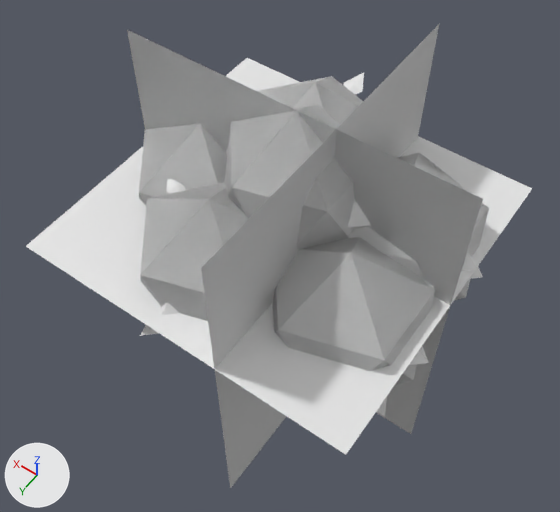
A saved change to the glTF model data/models/board/orchard-leaning.glb.
Both versions are drawn from a 50 mm lens placed at (-17.4, 30.2, 62.1), pointed at (4.0, 0.3, 15.0). The lights are fixed; the arrows at lower left show +X, +Y and +Z. The older version comes first. Materials are left out; every surface is plain grey. Where no turn or scale is listed for an object, it has been applied to the vertices. Vertices at exactly the same position are counted once.

Names of what the first picture shows: 'orchard-leaning-lod0.001', 'orchard-leaning-lod2.001', 'orchard-leaning-lod3.001'.
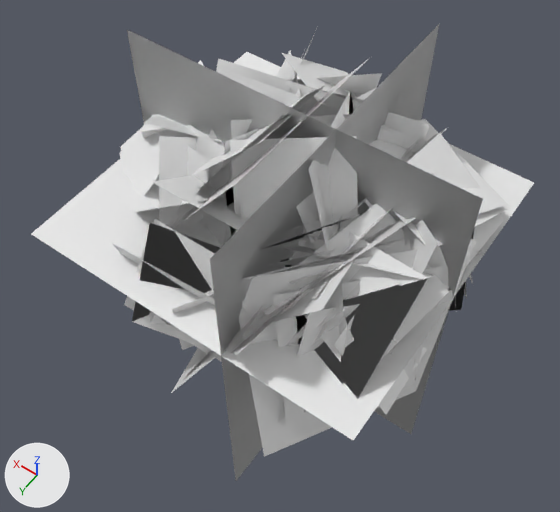
Diff of the bpy script that builds the scene:
```diff
--- a/data/models/board/orchard-leaning.glb.py
+++ b/data/models/board/orchard-leaning.glb.py
@@ me_orchard_leaning_lod0 @@
-me_orchard_leaning_lod0.from_pydata(...)  # 272 vertices, 344 faces; spans x -9.7..16.9, y -12.9..12.8, z 0.0..30.0
+me_orchard_leaning_lod0.from_pydata(...)  # 440 vertices, 320 faces; spans x -9.7..16.9, y -12.9..12.1, z 0.0..30.0
+# me_orchard_leaning_lod0 part 1: the loose piece of 6 vertices spanning x 5.6..7.1, y 10.4..12.0, z 16.1..17.8 is moved by (0.0, 0.0, 0.9)
+# me_orchard_leaning_lod0 part 2: the loose piece of 12 vertices spanning x -9.6..2.1, y -9.0..1.4, z 12.3..25.8 is rebuilt with 4 vertices and now spans x -9.4..-1.3, y -6.7..2.2, z 12.4..20.5
+# me_orchard_leaning_lod0 part 3: the loose piece of 12 vertices spanning x -0.4..11.3, y -11.2..-0.8, z 13.5..26.9 is rebuilt with 4 vertices and now spans x 2.0..11.6, y -9.1..-0.3, z 13.8..21.0
+# me_orchard_leaning_lod0 part 4: the loose piece of 12 vertices spanning x -2.5..8.2, y -4.8..4.8, z 16.5..30.0 is rebuilt with 4 vertices and now spans x -2.6..4.6, y -3.2..4.5, z 16.7..24.7
+# me_orchard_leaning_lod0 part 5: 16 loose pieces with 80 vertices, spanning x -9.7..16.0, y -12.9..12.8, z 15.6..23.3, are deleted
+# me_orchard_leaning_lod0 part 6: 1 vertex moved within x 0.8, y 0.0, z 9.8; 44 vertices removed from x -9.7..16.9, y -5.2..11.2, z 9.3..25.8; 316 vertices added at x -9.7..16.9, y -12.9..12.1, z 10.1..30.0
+# other edits to the shape of me_orchard_leaning_lod0 do not show in these pictures
@@ me_orchard_leaning_lod1 @@
-me_orchard_leaning_lod1.from_pydata(...)  # 144 vertices, 216 faces; spans x -9.7..16.9, y -11.2..11.2, z 0.0..30.0
+me_orchard_leaning_lod1.from_pydata(...)  # 216 vertices, 168 faces; spans x -9.7..16.9, y -12.9..12.1, z 0.0..30.0
+# me_orchard_leaning_lod1 part 7: the loose piece of 12 vertices spanning x -9.7..2.0, y -1.5..8.9, z 11.1..24.6 is rebuilt with 4 vertices and now spans x -8.1..4.6, y -3.0..4.7, z 12.3..24.7
+# me_orchard_leaning_lod1 part 8: the loose piece of 12 vertices spanning x 5.2..16.9, y -5.2..5.2, z 11.1..24.6 is rebuilt with 4 vertices and now spans x 6.5..16.9, y -0.4..6.9, z 11.9..24.9
+# me_orchard_leaning_lod1 part 9: the loose piece of 12 vertices spanning x -0.5..11.2, y 0.8..11.2, z 12.3..25.8 is rebuilt with 4 vertices and now spans x -1.6..6.3, y -2.1..10.0, z 13.3..25.7
+# me_orchard_leaning_lod1 part 10: 8 vertices removed from x 0.9..5.5, y -0.4..6.2, z 9.3..19.1; 128 vertices added at x -9.7..16.9, y -12.9..12.1, z 10.0..30.0
+# other edits to the shape of me_orchard_leaning_lod1 do not show in these pictures
@@ me_orchard_leaning_lod2 @@
-me_orchard_leaning_lod2.from_pydata(...)  # 60 vertices, 72 faces; spans x -10.4..17.6, y -12.1..12.1, z 0.0..30.0
+me_orchard_leaning_lod2.from_pydata(...)  # 84 vertices, 54 faces; spans x -9.7..16.9, y -12.9..12.8, z 0.0..30.0
+# me_orchard_leaning_lod2 part 11: the loose piece of 6 vertices spanning x 4.5..17.6, y -6.1..6.2, z 11.1..24.6 is rebuilt with 4 vertices and now spans x 4.0..16.9, y -2.0..8.5, z 11.1..26.4
+# me_orchard_leaning_lod2 part 12: the loose piece of 6 vertices spanning x -1.2..11.9, y -0.1..12.1, z 12.3..25.8 is rebuilt with 4 vertices and now spans x -1.5..7.5, y -3.5..12.8, z 11.1..23.3
+# me_orchard_leaning_lod2 part 13: the loose piece of 6 vertices spanning x -10.4..2.7, y -2.4..9.8, z 11.1..24.6 is rebuilt with 4 vertices and now spans x -9.7..0.9, y -1.8..12.8, z 11.2..24.6
+# me_orchard_leaning_lod2 part 14: the loose piece of 6 vertices spanning x -10.3..2.8, y -9.9..2.4, z 12.3..25.8 is rebuilt with 4 vertices and now spans x -8.2..5.3, y -8.0..5.8, z 11.1..26.4
+# me_orchard_leaning_lod2 part 15: 1 vertex moved from x 2.8, y -5.6, z 23.3 to x 4.5, y 0.9, z 27.4; 5 vertices removed from x -3.2..8.9, y 0.0..5.6, z 16.5..30.0; 39 vertices added at x -9.7..13.4, y -12.9..12.6, z 11.1..30.0
+# other edits to the shape of me_orchard_leaning_lod2 do not show in these pictures
@@ me_orchard_leaning_lod3 @@
-me_orchard_leaning_lod3.from_pydata(...)  # 12 vertices, 6 faces; spans x -9.7..16.9, y -12.9..12.8, z 0.0..30.0
-me_orchard_leaning_lod3.vertices[5].co = (0.0, 12.8, 0.0)  # pixel (230, 488)
-me_orchard_leaning_lod3.vertices[6].co = (0.0, 12.8, 30.0)  # pixel (201, 268)
-me_orchard_leaning_lod3.vertices[8].co = (-9.7, -12.9, 19.6)  # pixel (532, 188)
-me_orchard_leaning_lod3.vertices[9].co = (16.9, -12.9, 19.6)  # pixel (246, 57)
-me_orchard_leaning_lod3.vertices[10].co = (16.9, 12.8, 19.6)  # pixel (25, 246)
-me_orchard_leaning_lod3.vertices[11].co = (-9.7, 12.8, 19.6)  # pixel (345, 454)
+me_orchard_leaning_lod3.from_pydata(...)  # 12 vertices, 6 faces; spans x -9.7..16.9, y -12.9..12.1, z 0.0..30.0
+# me_orchard_leaning_lod3 part 16
+me_orchard_leaning_lod3.vertices[5].co = (0.0, 12.1, 0.0)  # pixel (235, 481)
+me_orchard_leaning_lod3.vertices[6].co = (0.0, 12.1, 30.0)  # pixel (209, 259)
+me_orchard_leaning_lod3.vertices[8].co = (-9.7, -12.9, 20.2)  # pixel (534, 182)
+me_orchard_leaning_lod3.vertices[9].co = (16.9, -12.9, 20.2)  # pixel (246, 51)
+me_orchard_leaning_lod3.vertices[10].co = (16.9, 12.1, 20.2)  # pixel (30, 234)
+me_orchard_leaning_lod3.vertices[11].co = (-9.7, 12.1, 20.2)  # pixel (353, 440)
```

Pixel boxes [x1, y1, x2, y2] of what changed, in the pictures (560 x 512 px; the box of a moved part takes in the faces that stretch with it):
'orchard-leaning-lod3.001', reshaped: before [26, 23, 532, 489]; after [31, 23, 534, 481]
'orchard-leaning-lod0.001', reshaped (10% wider): before [139, 72, 489, 417]; after [120, 53, 505, 414]
'orchard-leaning-lod2.001', reshaped (mostly hidden before): before [161, 149, 483, 365]; after [170, 28, 477, 457]
'orchard-leaning-lod1.001', reshaped (not visible before): after [112, 50, 511, 431]
part 1 of me_orchard_leaning_lod0, moved or reshaped (not visible before): after [150, 311, 165, 324]
part 2 of me_orchard_leaning_lod0, rebuilt (not visible afterwards): before [346, 152, 489, 301]
part 3 of me_orchard_leaning_lod0, rebuilt (not visible afterwards): before [257, 76, 363, 125]
part 4 of me_orchard_leaning_lod0, rebuilt (not visible afterwards): before [225, 105, 355, 251]
part 5 of me_orchard_leaning_lod0, deleted (mostly hidden): before [140, 72, 434, 417]
part 6 of me_orchard_leaning_lod0, built on: before [139, 124, 435, 385]; after [120, 53, 505, 414]
part 7 of me_orchard_leaning_lod1, rebuilt (not visible before): after [295, 232, 324, 241]
part 8 of me_orchard_leaning_lod1, rebuilt (not visible before): after [170, 134, 210, 230]
part 9 of me_orchard_leaning_lod1, rebuilt (not visible before): after [241, 206, 248, 312]
part 10 of me_orchard_leaning_lod1, built on: after [112, 50, 510, 431]
part 11 of me_orchard_leaning_lod2, rebuilt (not visible before): after [187, 124, 231, 246]
part 12 of me_orchard_leaning_lod2, rebuilt (mostly hidden before): before [161, 302, 179, 315]; after [171, 305, 264, 393]
part 13 of me_orchard_leaning_lod2, rebuilt: before [409, 346, 429, 365]; after [239, 239, 477, 457]
part 14 of me_orchard_leaning_lod2, rebuilt (mostly hidden before): before [462, 253, 483, 279]; after [375, 147, 438, 274]
part 15 of me_orchard_leaning_lod2, built on: before [226, 149, 371, 229]; after [170, 28, 430, 355]
